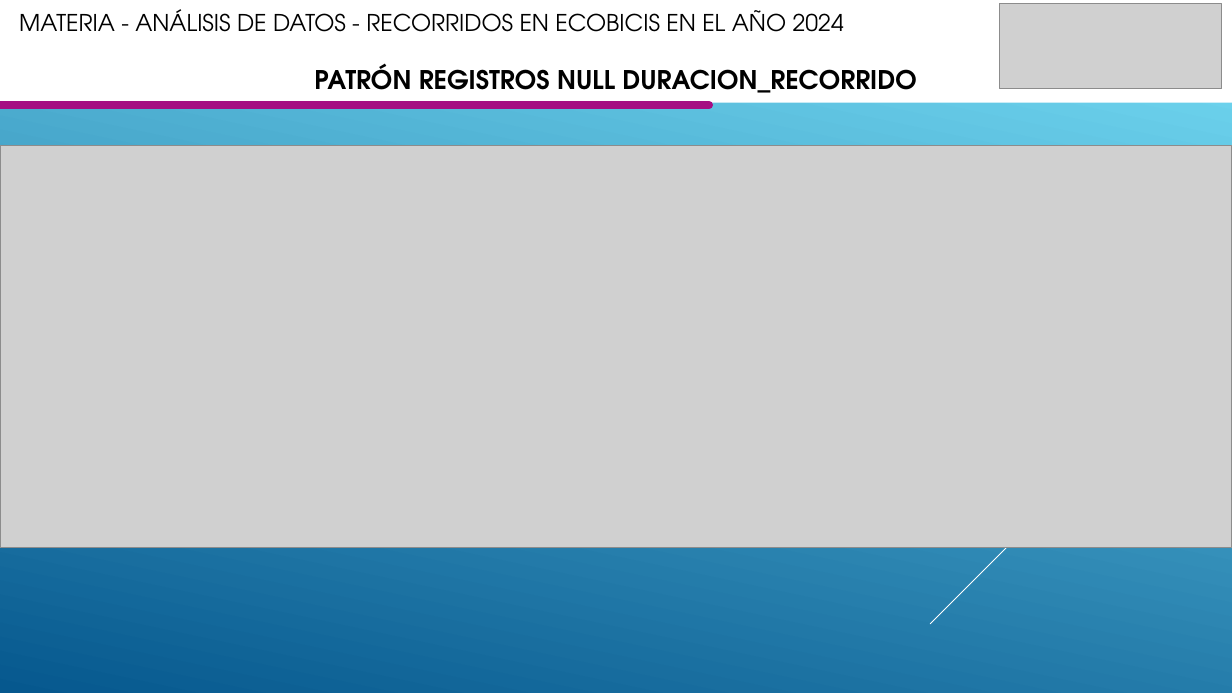
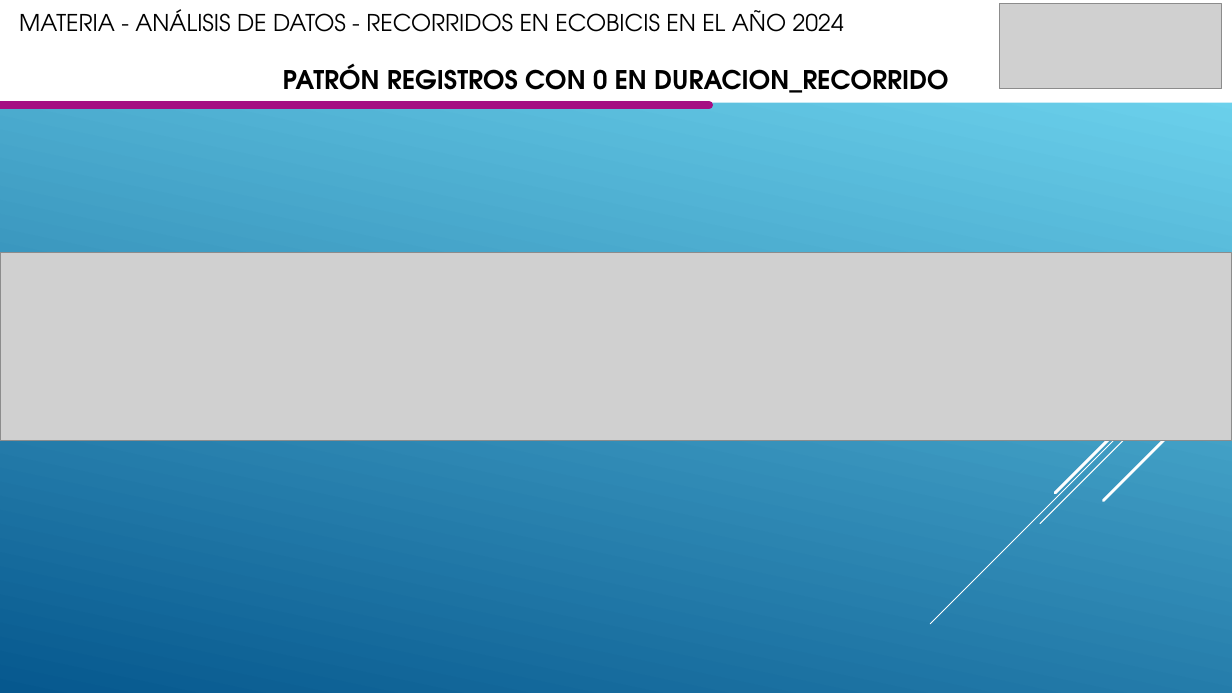
Before and after one commit to luigisan80/Analisis_Datos-, a slide deck: slide 7 of AdD_B12025_Grupo5.pptx (slide 3 before the commit). Drawn at 1232x693 pixels with LibreOffice and Linux fonts; fonts in the diff are those of the drawing; grey boxes stand for pictures. Boxes give left, top, right and bottom in pixels: in the first picture for what was removed or moved away, otherwise in the second. Text is boxed around its words. In the diff, an @@ line names an element or a change of style, - is before the commit and + after.

```diff
--- a/AdD_B12025_Grupo5.pptx
+++ b/AdD_B12025_Grupo5.pptx
@@ text at box(283, 64, 949, 93): text changed @@
-PATRÓN REGISTROS NULL DURACION_RECORRIDO
+PATRÓN REGISTROS CON 0 EN DURACION_RECORRIDO
@@ picture removed at box(0, 145, 1232, 547) @@
@@ picture added at box(0, 252, 1232, 441) @@
```
Also in this commit, not shown: 6 other slides changed, 2 slides added.
